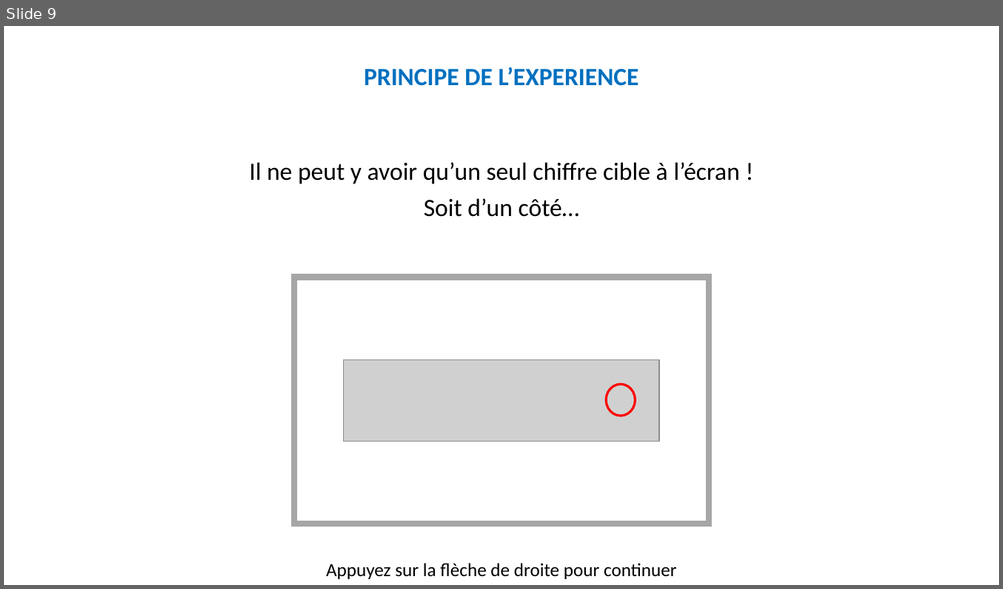
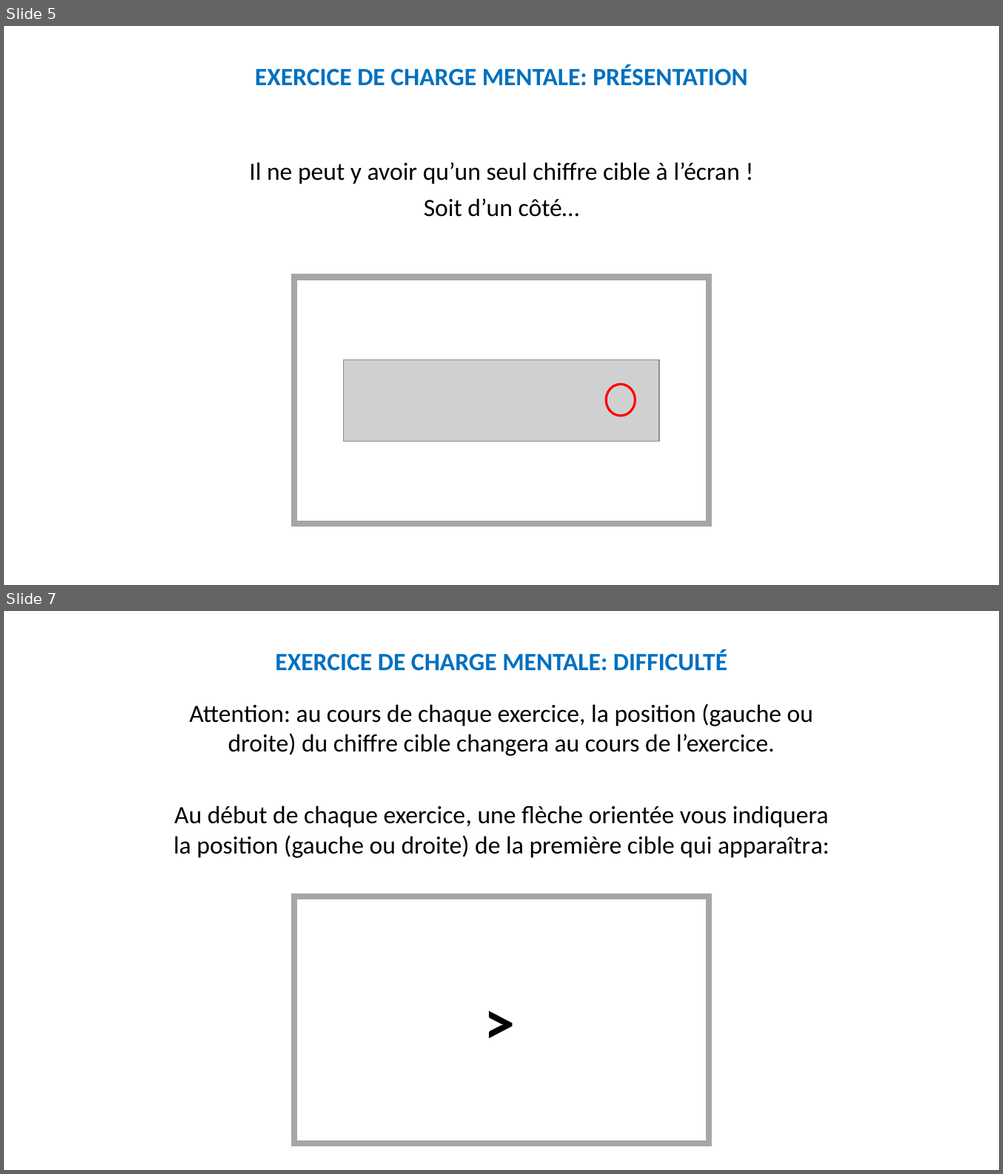
Before and after one commit to MBB-team/Online_Testing, a slide deck: src/EngMain/Stimuli/Instructions.pptx. Shown one above the other, each under a label of ours: slide 9 before the commit, slides 5 and 7 after it; the slides between them are not shown. The pictures are 1003x589 and 1003x1174 pixels, drawn with LibreOffice and Linux fonts; fonts in the diff are those of the drawing; grey boxes stand for pictures. Boxes give left, top, right and bottom in pixels: in the first picture for what was removed or moved away, otherwise in the second. Text is boxed around its words. In the diff, an @@ line names an element or a change of style, - is before the commit and + after.

```diff
--- a/src/EngMain/Stimuli/Instructions.pptx
+++ b/src/EngMain/Stimuli/Instructions.pptx
@@ slide 7 added at bbox=[4, 611, 999, 1170], background #FFFFFF @@
@@ text added at bbox=[275, 650, 727, 671], 24 pt, text #0070C0, bold @@
+EXERCICE DE CHARGE MENTALE: DIFFICULTÉ
@@ text added at bbox=[173, 703, 829, 858], 24 pt, text #000000 @@
+Attention: au cours de chaque exercice, la position (gauche ou droite) du chiffre cible changera au cours de l’exercice.
+Au début de chaque exercice, une flèche orientée vous indiquera la position (gauche ou droite) de la première cible qui apparaîtra:
@@ rectangle added at bbox=[294, 897, 709, 1144], outline #A6A6A6 6 pt @@
@@ text added at bbox=[476, 979, 501, 1062], 60 pt, text #000000, bold @@
+>
@@ what was slide 9 is now slide 5 @@
@@ slide 5 changed as well @@
@@ text added at bbox=[255, 65, 747, 86], 24 pt, text #0070C0, bold @@
+EXERCICE DE CHARGE MENTALE: PRÉSENTATION
@@ text removed at bbox=[364, 67, 639, 86] @@
-PRINCIPE DE L’EXPERIENCE
@@ text removed at bbox=[326, 563, 677, 580] @@
-Appuyez sur la flèche de droite pour continuer
```
Also in this commit, not shown: 8 other slides changed, 7 other slides added, 13 slides removed.
